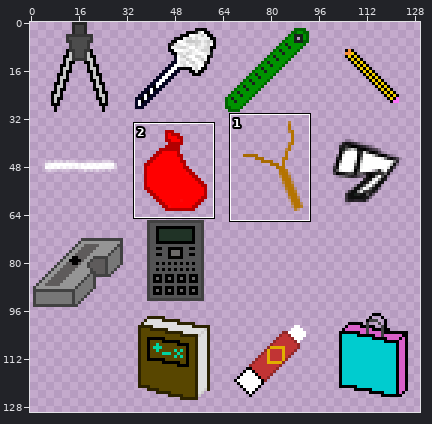
Two versions of one sprite sheet, Proyecto/RedBrickSky/images/weaponsSet.png. Above, an overview of the earlier version with the close-up marked.
Close-up. Earlier state:
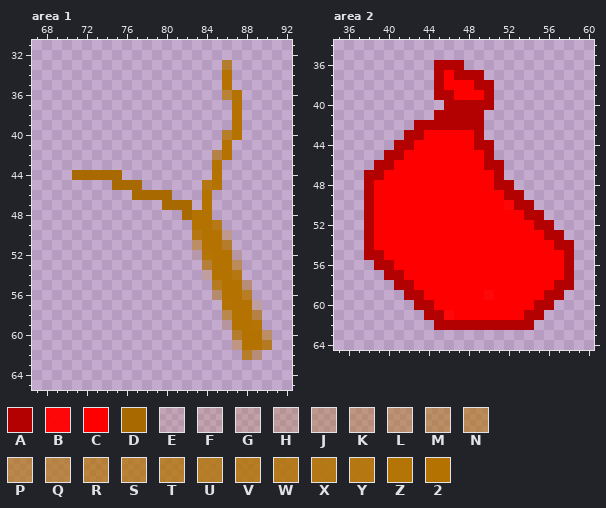
The file is 256x256 pixels. Pixels under 10% opacity are left out. Colours within 5 levels of each other are drawn and written as one. Shown: area 1: x 67..92, y 31..65; area 2: x 35..60, y 34..64. The wide view leaves out empty margins. The commit also changed other parts of the picture, which this record leaves out.
Palette (. is transparent): A #b30000  B #ff0000f5  C #ff0000  D #a86a00  E #b473001c  F #b4730026  G #b473002d  H #b473003a  J #b473004d  K #b473005e  L #b473006e  M #b4730080  N #b4730090  P #b473009f  Q #b47300a5  R #b47300b2  S #b47300ba  T #b47300c2  U #b47300ca  V #b47300d2  W #b47300d9  X #b47300e2  Y #b47300e8  Z #b47300f8  2 #b47300
Pixels before, area 1, first column x 71:
33 ...............T....
34 ...............2....
35 ...............2....
36 ...............S2...
37 ................2...
38 ................2...
39 ................2...
40 ...............U2...
41 ...............2....
42 ..............P2....
43 ..............2.....
44 DDDDD.........2.....
45 ....DDD......Y2.....
46 ......DDDD...2......
47 .........DDD.2......
48 ...........D22......
49 ............22X.....
50 ............Y22J....
51 ............M22T....
52 ............EZ22F...
53 .............R22N...
54 .............H22Y...
55 ..............W22K..
56 ..............L22V..
57 ...............Z22H.
58 ...............P22Q.
59 ...............G22Z.
60 ................T22M
61 ................K22V
62 .................UK.
Pixels before, area 2, first column x 38:
36 .......AAA...........
37 .......ACAAA.........
38 .......ACCCAA........
39 .......AACCCA........
40 ........AAAAA........
41 .......AAAAA.........
42 .....AAAAAAA.........
43 ....AACCCCCA.........
44 ...AACCCCCCAA........
45 ..AACCCCCCCCA........
46 .AACCCCCCCCCAA.......
47 AACCCCCCCCCCCA.......
48 ACCCCCCCCCCCCAA......
49 ACCCCCCCCCCCCCAA.....
50 ACCCCCCCCCCCCCBAA....
51 ACCCCCCCCCCCCCCCAA...
52 ACCCCCCCCCCCCCCCCAA..
53 ACCCCCCCCCCCCCCCCCAA.
54 ACCCCCCCCCCCCCCCCCCAA
55 AACCCCCCCCCCCCCCCCCCA
56 .AACCCCCCCCCCCCCCCCCA
57 ..AACCCCCCCCCCCCCCCCA
58 ...AACCCCCCCCCCCCCCAA
59 ....AACCCCCCBCCCCCAA.
60 .....AACCCCCCCCCCAA..
61 ......AABCCCCCCCAA...
62 .......AAAAAAAAAA....
After the commit:
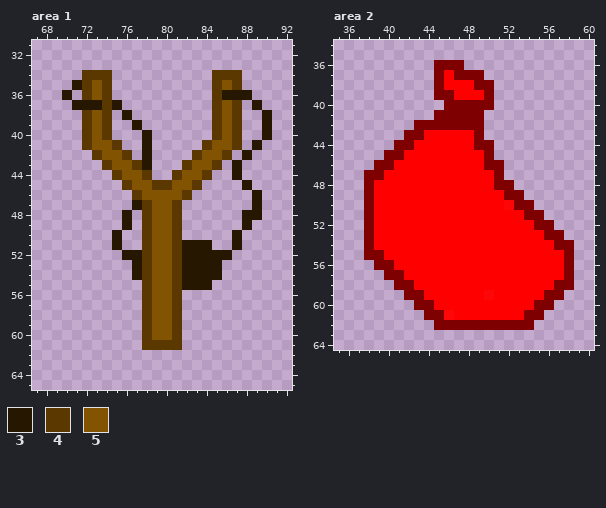
Colours new in this view: 3 #261700  4 #5b3800  5 #825300
Changes in this commit:
colour A: #b30000 -> #7e0000
Changed rows in their new state; - is a pixel that keeps its letter.
Area 1:
first column x 70:
33 ----------------.----
34 --444----------444---
35 -3454----------454---
36 3-454----------4333--
37 -33343---------454-3-
38 --454-3--------454--3
39 --454--3-------454--3
40 --454---3------454--3
41 --4554--3-----4554-3-
42 ---4554-3----4554-3--
43 ----45543---4554-3---
44 -....4554--4554.-3---
45 -----.45544554..--3--
46 -------455554-.----3-
47 -------34554.-.----3-
48 ------3-4554...---33-
49 ------3-4554-...--3--
50 -----3--4554-....3---
51 -----3--4554333..3---
52 ------33455433333.---
53 -------345543333..---
54 -------345543333..---
55 --------4554333....--
56 --------4554---....--
57 --------4554----....-
58 --------4554----....-
59 --------4554----....-
60 --------4554-----....
61 --------4444-----....
62 ------------------..-
Pixel boxes of the changes (left, top, right, bottom) in both close-ups:
changed: (62, 60, 272, 360)
changed: (364, 60, 574, 330)
